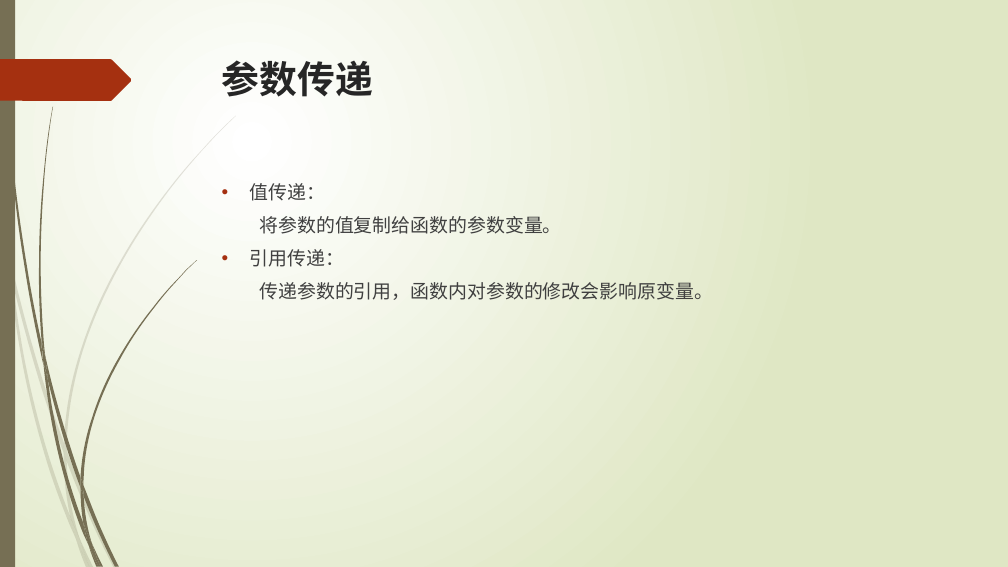
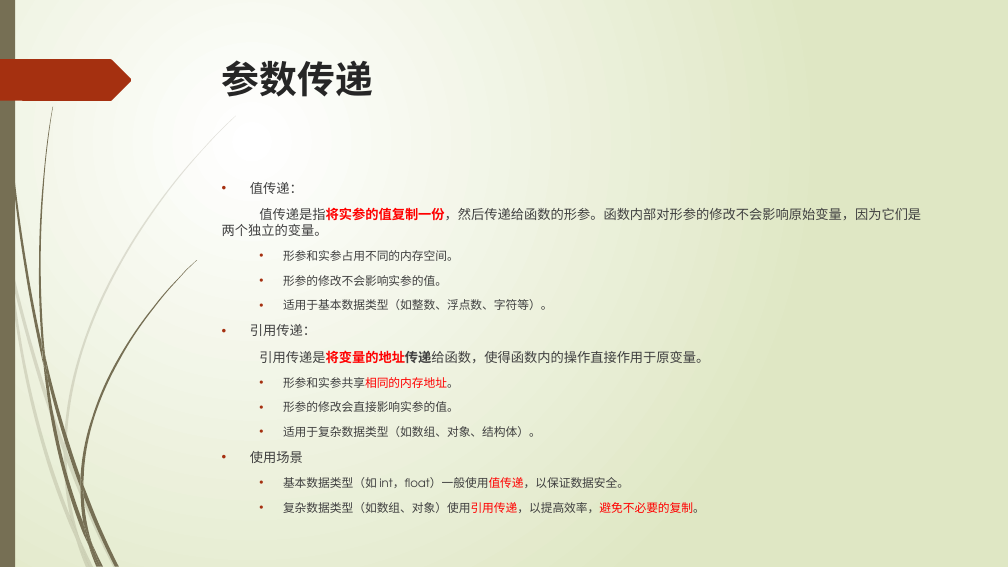
Before and after one commit to liuty2006/learn, a slide deck: slide 40 of learn_cpp/docs/C++语言培训.pptx. Drawn at 1008x567 pixels with LibreOffice and Linux fonts; fonts in the diff are those of the drawing. Boxes give left, top, right and bottom in pixels: in the first picture for what was removed or moved away, otherwise in the second. Text is boxed around its words. In the diff, an @@ line names an element or a change of style, - is before the commit and + after.

Commit message:
修改 - c4

```diff
--- a/learn_cpp/docs/C++语言培训.pptx
+++ b/learn_cpp/docs/C++语言培训.pptx
@@ text at bbox=[222, 205, 921, 310]: text changed; size 18 to 12.6 pt @@
-将参数的值复制给函数的参数变量。
+值传递是指将实参的值复制一份，然后传递给函数的形参。函数内部对形参的修改不会影响原始变量，因为它们是 两个独立的变量。
+  • 形参和实参占用不同的内存空间。
+  • 形参的修改不会影响实参的值。
+  • 适用于基本数据类型（如整数、浮点数、字符等）。
@@ text at bbox=[250, 182, 316, 336]: size 18 to 12.6 pt in "值传递：", "引用传递：" @@
@@ text at bbox=[250, 350, 709, 513]: text changed; size 18 to 11.2 pt @@
-传递参数的引用，函数内对参数的修改会影响原变量。
+引用传递是将变量的地址传递给函数，使得函数内的操作直接作用于原变量。
+  • 形参和实参共享相同的内存地址。
+  • 形参的修改会直接影响实参的值。
+  • 适用于复杂数据类型（如数组、对象、结构体）。
+• 使用场景
+  • 基本数据类型（如 int，float）一般使用值传递，以保证数据安全。
+  • 复杂数据类型（如数组、对象）使用引用传递，以提高效率，避免不必要的复制。
```
